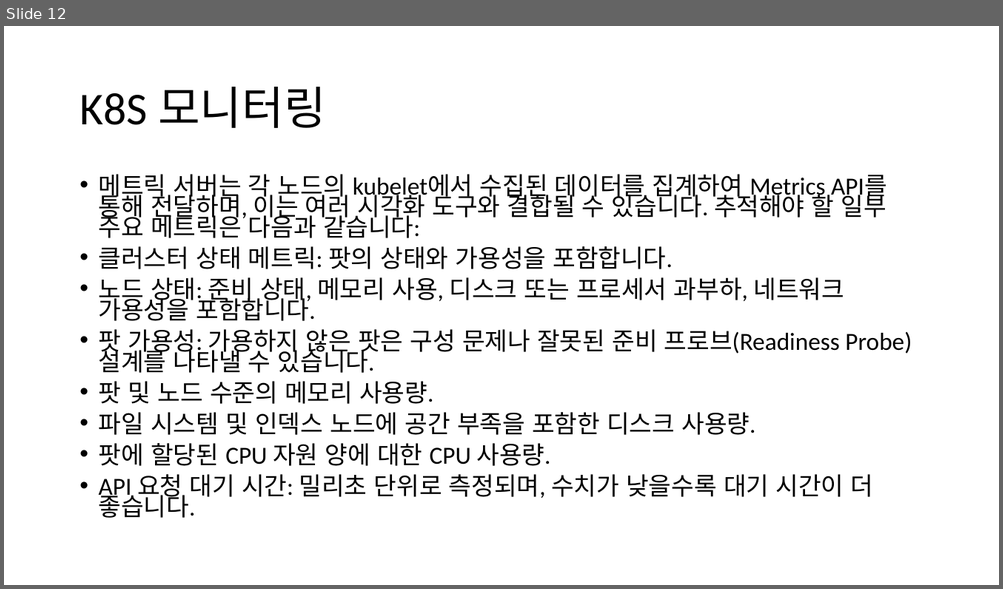
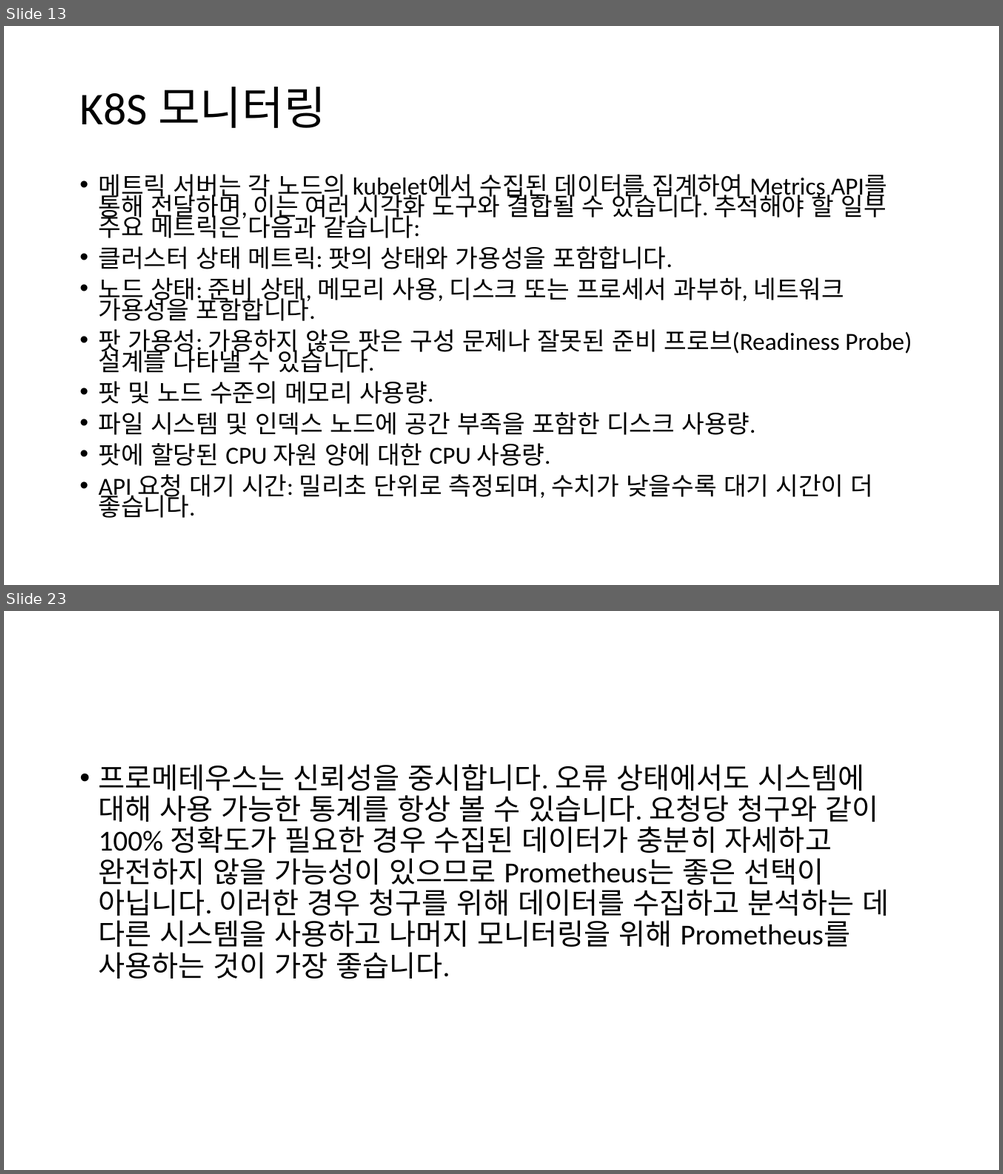
Before and after one commit to sangwonchoi/observability, a slide deck: Session PPT.pptx. Shown one above the other, each under a label of ours: slide 12 before the commit, slides 13 and 23 after it; the slides between them are not shown. The pictures are 1003x589 and 1003x1174 pixels, drawn with LibreOffice and Linux fonts; fonts in the diff are those of the drawing; background and template pictures are left out. Boxes give left, top, right and bottom in pixels: in the first picture for what was removed or moved away, otherwise in the second. Text is boxed around its words. In the diff, an @@ line names an element or a change of style, - is before the commit and + after.

```diff
--- a/Session PPT.pptx
+++ b/Session PPT.pptx
@@ slide 23 added at [4, 611, 999, 1170], background #FFFFFF @@
@@ text added at [99, 764, 888, 980], 28 pt, text #000000 @@
+• 프로메테우스는 신뢰성을 중시합니다. 오류 상태에서도 시스템에 대해 사용 가능한 통계를 항상 볼 수 있습니다. 요청당 청구와 같이 100% 정확도가 필요한 경우 수집된 데이터가 충분히 자세하고 완전하지 않을 가능성이 있으므로 Prometheus는 좋은 선택이 아닙니다. 이러한 경우 청구를 위해 데이터를 수집하고 분석하는 데 다른 시스템을 사용하고 나머지 모니터링을 위해 Prometheus를 사용하는 것이 가장 좋습니다.
@@ what was slide 12 is now slide 13 @@
```
Also in this commit, not shown: 2 slides changed, 15 other slides added, 1 slide removed, 3 other files.
